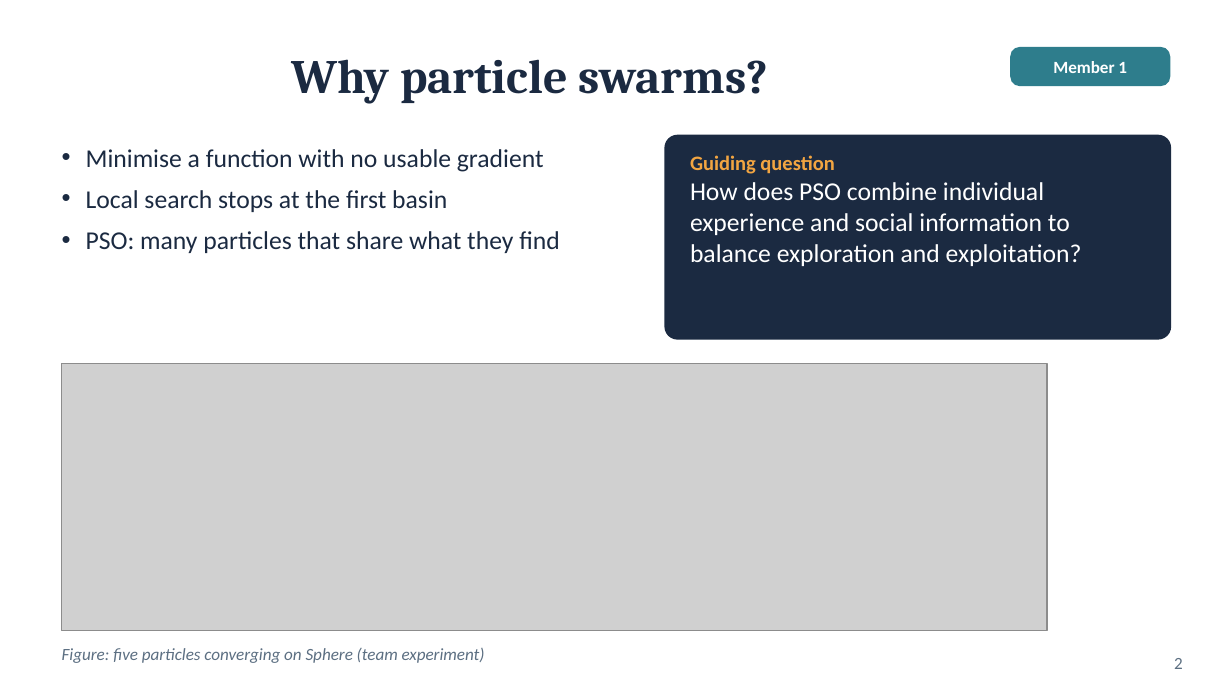
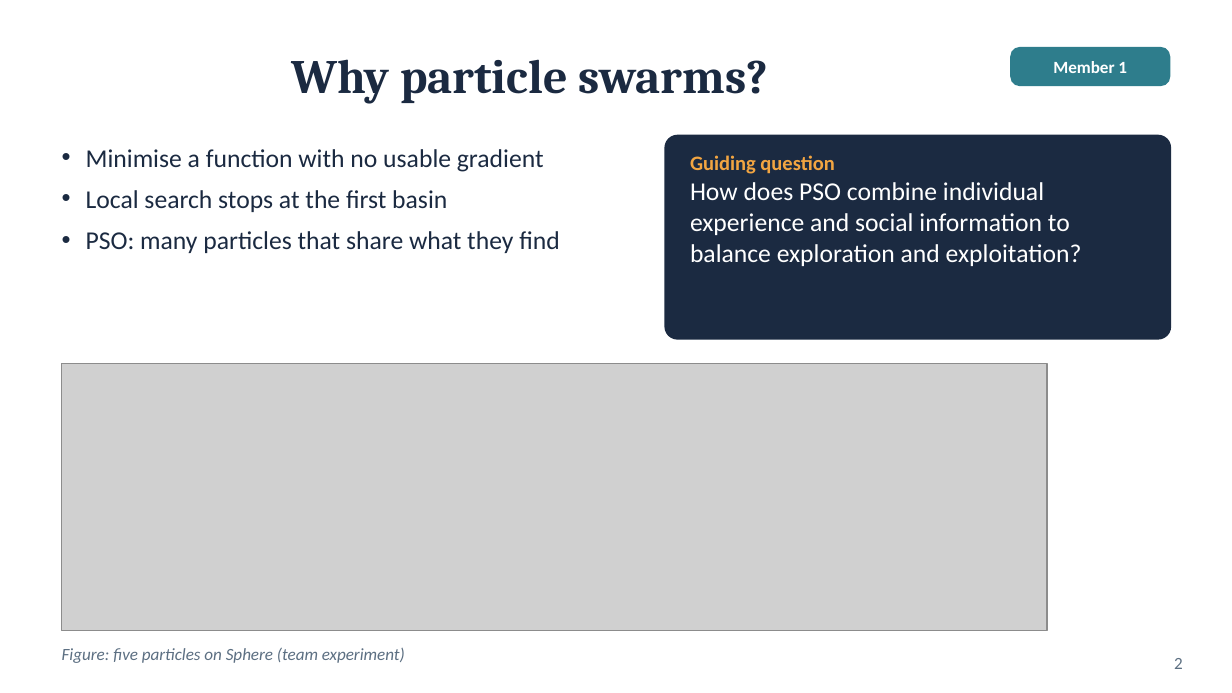
Before and after one commit to huynhhuuphucminh/Seminar-AI, a slide deck: slide 2 of 05_Slide/Slide_Seminar_PSO.pptx. Drawn at 1232x693 pixels with LibreOffice and Linux fonts; fonts in the diff are those of the drawing; grey boxes stand for pictures. Boxes give left, top, right and bottom in pixels: in the first picture for what was removed or moved away, otherwise in the second. Text is boxed around its words. In the diff, an @@ line names an element or a change of style, - is before the commit and + after.

```diff
--- a/05_Slide/Slide_Seminar_PSO.pptx
+++ b/05_Slide/Slide_Seminar_PSO.pptx
@@ text at <box>62,647,405,663</box>: text changed @@
-Figure: five particles converging on Sphere (team experiment)
+Figure: five particles on Sphere (team experiment)
```
Also in this commit, not shown: 6 other slides changed, 1 other file.
